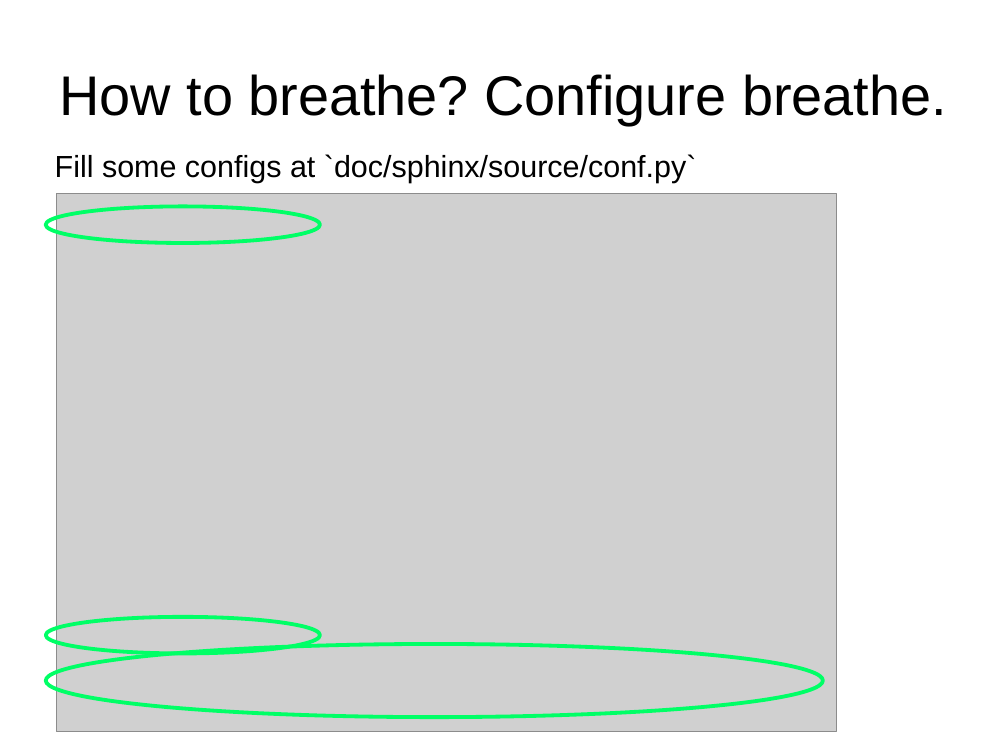
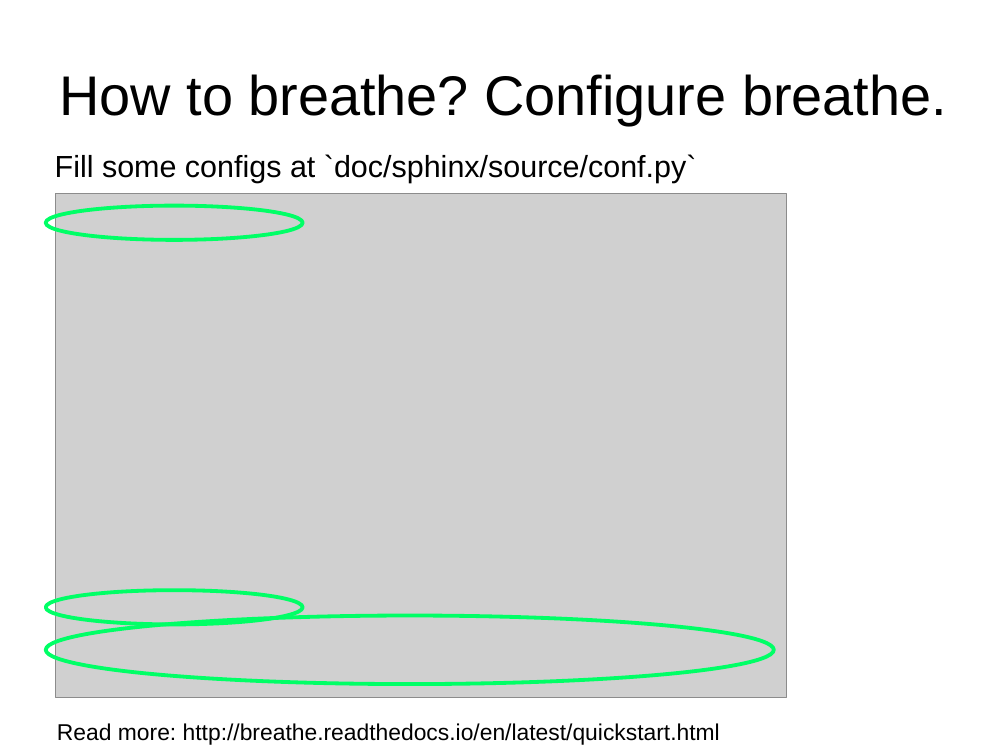
Before and after one commit to vindex10/codoc, a slide deck: slide 31 of slides/codoc.odp. Drawn at 1008x756 pixels with LibreOffice and Linux fonts; fonts in the diff are those of the drawing; grey boxes stand for pictures. Boxes give left, top, right and bottom in pixels: in the first picture for what was removed or moved away, otherwise in the second. Text is boxed around its words. In the diff, an @@ line names an element or a change of style, - is before the commit and + after.

```diff
--- a/slides/codoc.odp
+++ b/slides/codoc.odp
@@ ellipse: place and size @@
-ellipse at [46,207,320,243]
+ellipse at [46,206,303,240]
@@ picture: place and size @@
-picture at [57,194,837,732]
+picture at [56,194,787,698]
@@ ellipse: place and size @@
-ellipse at [46,617,320,654]
+ellipse at [46,590,303,624]
@@ ellipse: place and size @@
-ellipse at [46,644,823,717]
+ellipse at [46,616,774,684]
@@ text added at [57,723,720,745], 18 pt, text #000000 @@
+Read more: http://breathe.readthedocs.io/en/latest/quickstart.html
```
Also in this commit, not shown: 4 other slides changed, 1 other file.
